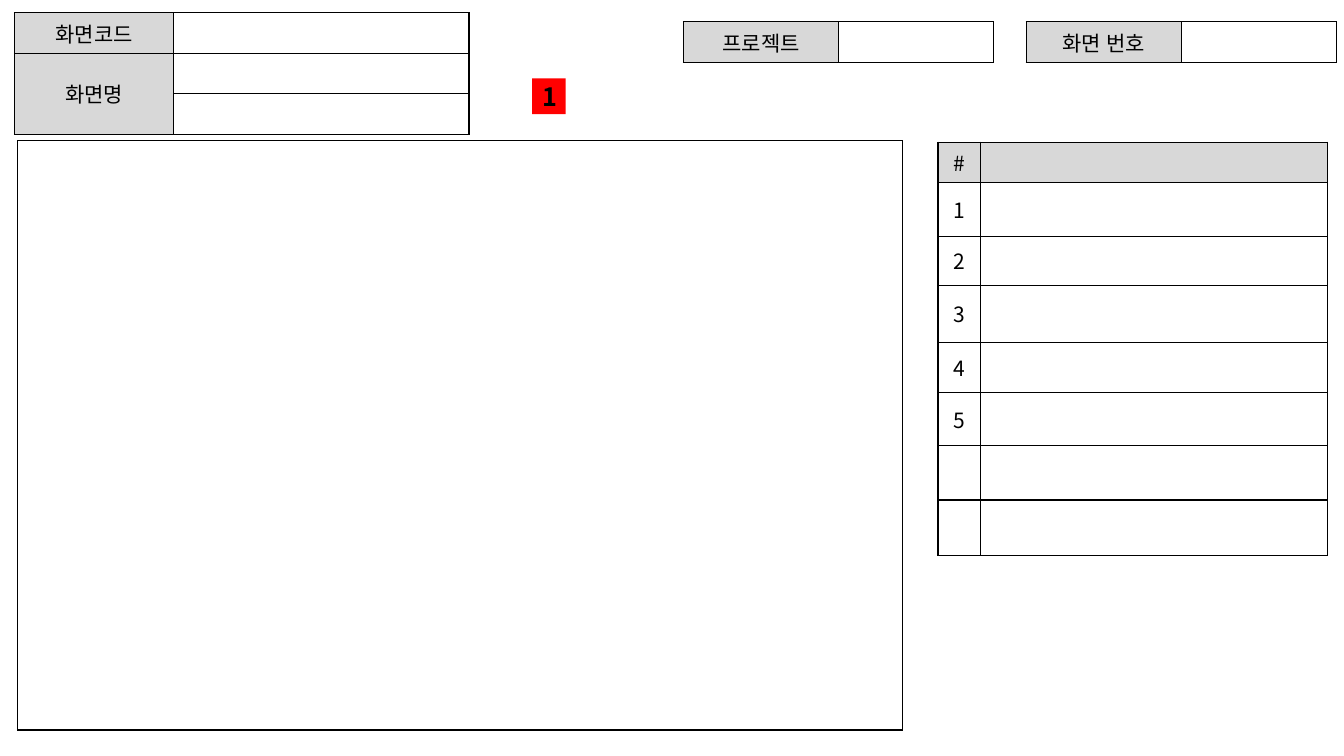
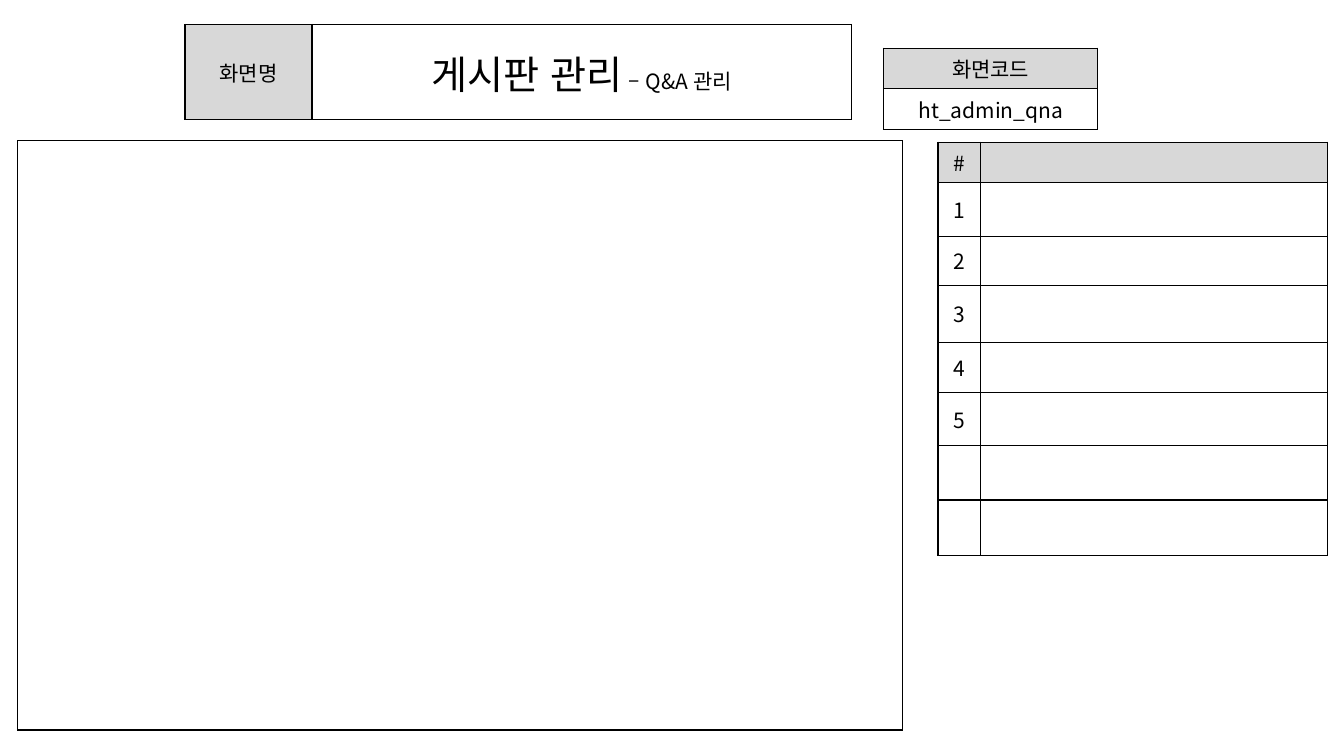
Before and after one commit to ezenteam2/e-Zone, a slide deck: slide 22 of 0 발표용 파워포인트/project05 - 파워포인트 종합 - 현태.pptx. Drawn at 1344x756 pixels with LibreOffice and Linux fonts; fonts in the diff are those of the drawing. Boxes give left, top, right and bottom in pixels: in the first picture for what was removed or moved away, otherwise in the second. Text is boxed around its words. In the diff, an @@ line names an element or a change of style, - is before the commit and + after.

```diff
--- a/0 발표용 파워포인트/project05 - 파워포인트 종합 - 현태.pptx
+++ b/0 발표용 파워포인트/project05 - 파워포인트 종합 - 현태.pptx
@@ table removed at (x1=14, y1=13, x2=469, y2=119), 3 rows, 2 columns @@
-화면코드 | 
-화면명 | 
- | 
@@ table added at (x1=186, y1=24, x2=852, y2=119), 1 rows, 2 columns @@
+화면명 | 게시판 관리 – Q&A 관리
@@ table removed at (x1=684, y1=22, x2=994, y2=57), 1 rows, 2 columns @@
-프로젝트 | 
@@ table removed at (x1=1026, y1=22, x2=1337, y2=57), 1 rows, 2 columns @@
-화면 번호 | 
@@ table added at (x1=884, y1=48, x2=1099, y2=127), 2 rows, 1 columns @@
+화면코드
+ht_admin_qna
@@ rectangle removed at (x1=532, y1=79, x2=566, y2=114) @@
-1
```
Also in this commit, not shown: 20 other slides changed.
